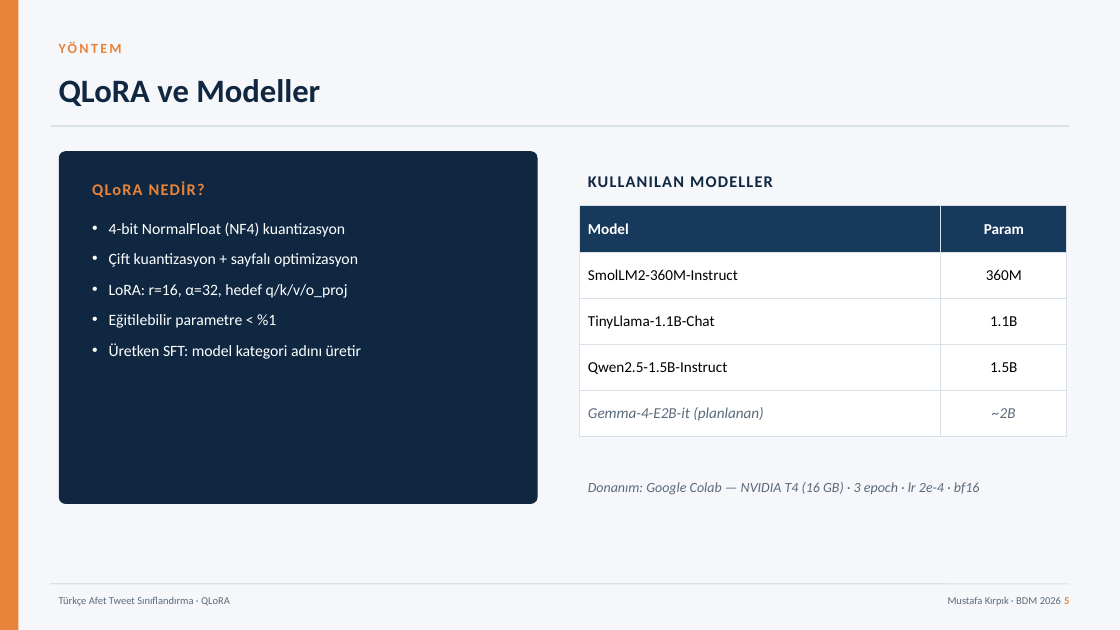
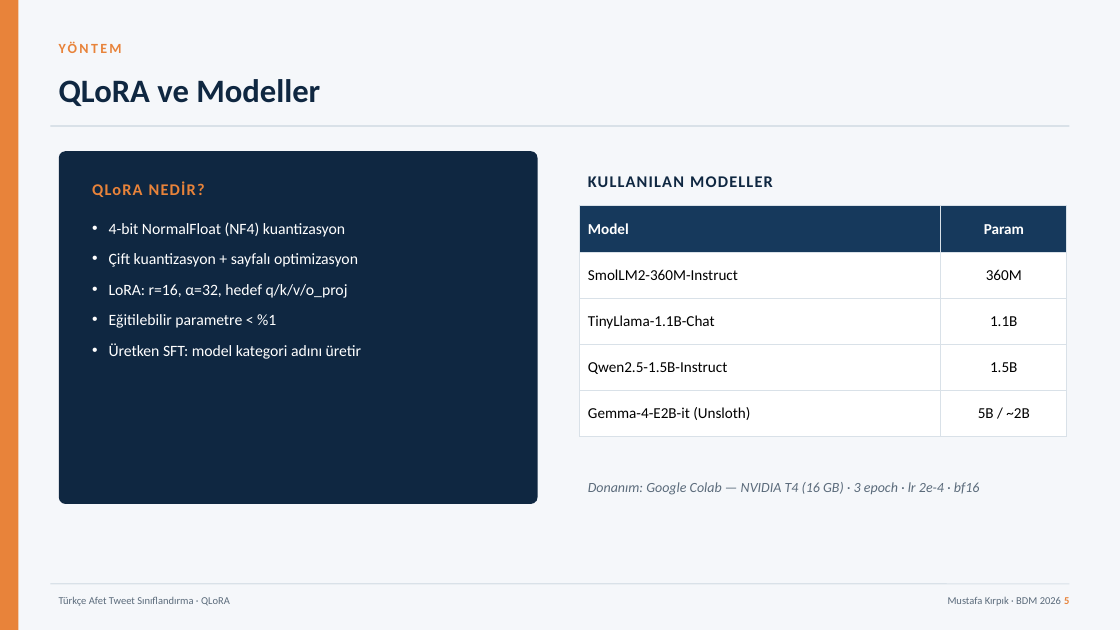
Before and after one commit to mustafakrpk/turkce_afet_qlora_repo, a slide deck: slide 5 of report/SunumFinal_Mustafa_Kirpik.pptx. Drawn at 1120x630 pixels with LibreOffice and Linux fonts; fonts in the diff are those of the drawing. Boxes give left, top, right and bottom in pixels: in the first picture for what was removed or moved away, otherwise in the second. Text is boxed around its words. In the diff, an @@ line names an element or a change of style, - is before the commit and + after.

```diff
--- a/report/SunumFinal_Mustafa_Kirpik.pptx
+++ b/report/SunumFinal_Mustafa_Kirpik.pptx
@@ table at <box>580,206,1067,424</box> @@
-row 5, column 1: Gemma-4-E2B-it (planlanan)
+row 5, column 1: Gemma-4-E2B-it (Unsloth)
-row 5, column 2: ~2B
+row 5, column 2: 5B / ~2B
```
Also in this commit, not shown: 6 other slides changed, 12 other files.
